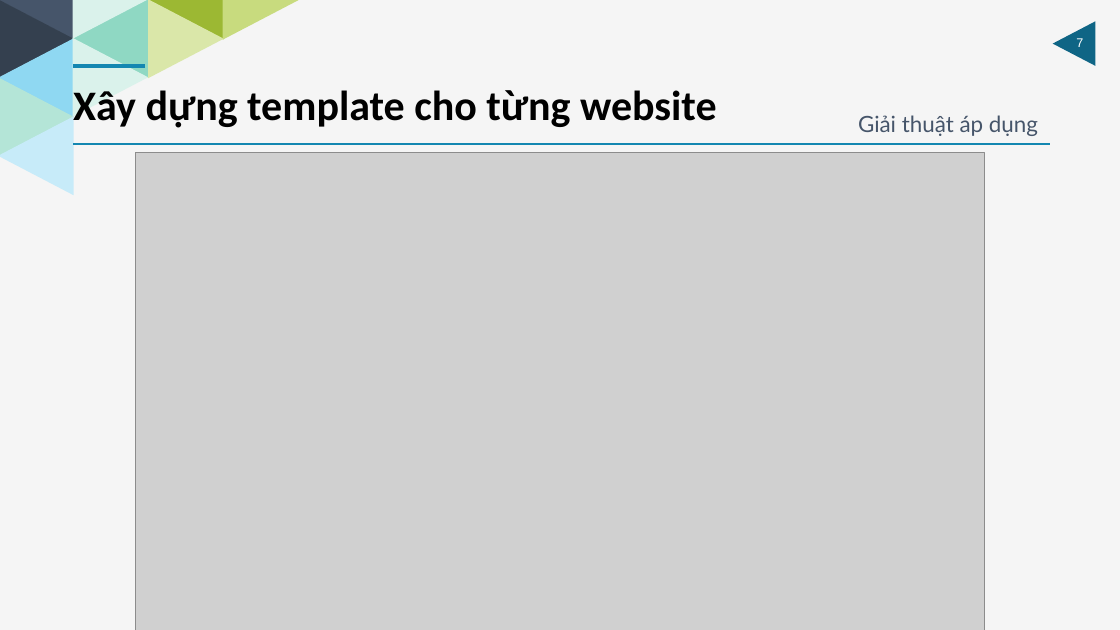
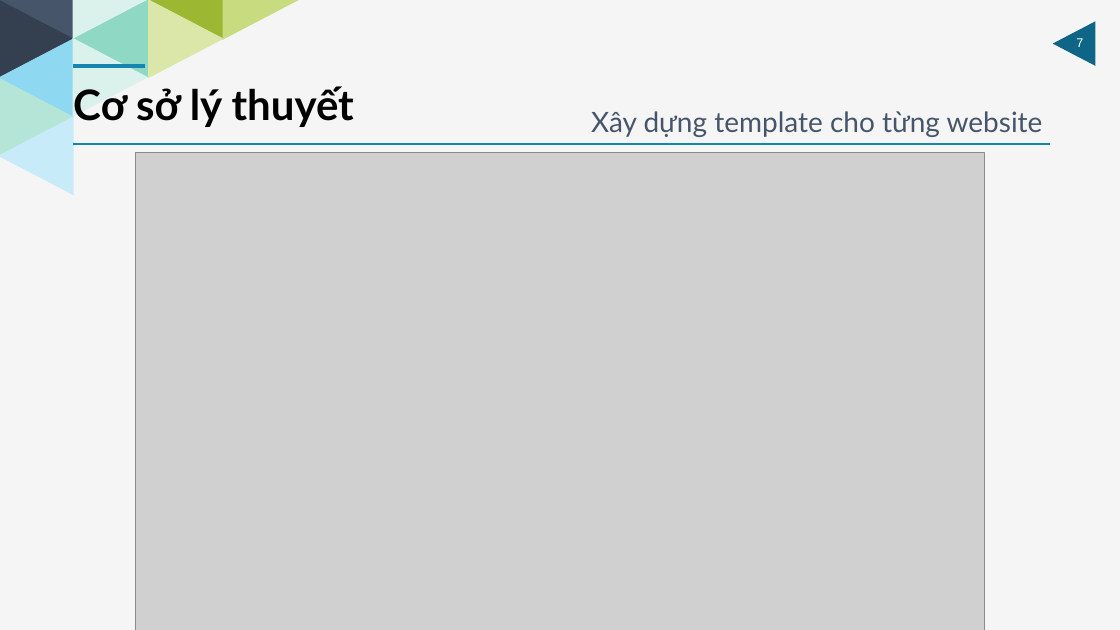
Before and after one commit to HaiUIT-zz/Price-Compare-System, a slide deck: slide 7 of presentation/final-file-present/Report-Project-14012018.pptx. Drawn at 1120x630 pixels with LibreOffice and Linux fonts; fonts in the diff are those of the drawing; grey boxes stand for pictures. Boxes give left, top, right and bottom in pixels: in the first picture for what was removed or moved away, otherwise in the second. Text is boxed around its words. In the diff, an @@ line names an element or a change of style, - is before the commit and + after.

Commit message:
fix bug and modify presentation slide

```diff
--- a/presentation/final-file-present/Report-Project-14012018.pptx
+++ b/presentation/final-file-present/Report-Project-14012018.pptx
@@ text added at [73, 86, 354, 127], 36 pt, text #000000, bold @@
+Cơ sở lý thuyết
@@ text "Xây dựng template cho từng ...": place and size @@
-text "Xây dựng template cho từng ..." at [73, 90, 717, 128]
+text "Xây dựng template cho từng ..." at [591, 111, 1043, 137]
@@ text "Xây dựng template cho từng ..." at [591, 111, 1043, 137]: size 36 to 24 pt, font Calibri to Lato, text colour #000000 to #46556A, bold off @@
@@ text removed at [858, 115, 1038, 136] @@
-Giải thuật áp dụng
```
Also in this commit, not shown: 9 other slides changed, 1 slide removed, 8 other files.
